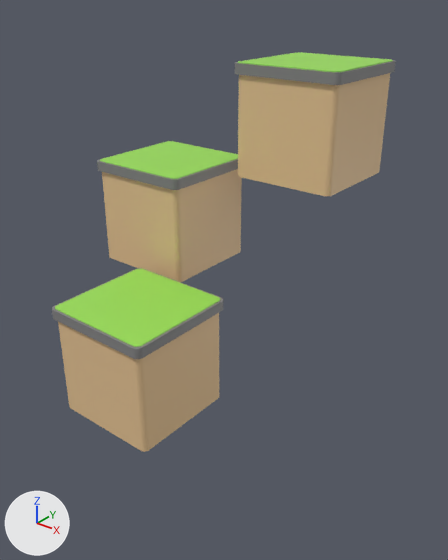
An edit to the Blender file static/blenderFiles/world.blend, drawn before and after from the same camera.
Before and after are seen from a 50 mm camera at (35.1, -42.4, 17.1) aimed at (-1.7, 3.5, -11.4). Arrows for +X, +Y and +Z are at lower left; the lights stay in place.

Script lines for the objects in view, before the commit:
```python
mat_brown = principled_material('brown')
mat_brown.base_color = (0.8, 0.555, 0.297)  # beige #e7c594
me_cube_000 = bpy.data.meshes.new('Cube.000')
me_cube_000.from_pydata(...)  # 144 vertices, 78 faces; spans x -5.27..5.27, y -5.27..5.27, z -9.68..0.54
# faces by material slot: [26, 26, 26]
me_cube_000.materials.append(mat_grey)  # grey #858585
me_cube_000.materials.append(mat_brown)  # beige #e7c594
me_cube_000.materials.append(mat_green)  # green #9ce057
me_cube_002 = bpy.data.meshes.new('Cube.002')
me_cube_002.from_pydata(...)  # 144 vertices, 78 faces; spans x -5.27..5.27, y -5.27..5.27, z -9.68..0.54
# faces by material slot: [26, 26, 26]
me_cube_002.materials.append(mat_grey)  # grey #858585
me_cube_002.materials.append(mat_brown)  # beige #e7c594
me_cube_002.materials.append(mat_green)  # green #9ce057
me_cube_004 = bpy.data.meshes.new('Cube.004')
me_cube_004.from_pydata(...)  # 144 vertices, 78 faces; spans x -5.27..5.27, y -5.27..5.27, z -9.68..0.54
# faces by material slot: [26, 26, 26]
me_cube_004.materials.append(mat_grey)  # grey #858585
me_cube_004.materials.append(mat_brown)  # beige #e7c594
me_cube_004.materials.append(mat_green)  # green #9ce057
ob_platform = bpy.data.objects.new('platform', me_cube_000)
ob_platform.location = (0.2, -10.5, -8.2)
ob_platform_001 = bpy.data.objects.new('platform.001', me_cube_002)
ob_platform_001.location = (-6.3, 1.1, 0.9)
ob_platform_002 = bpy.data.objects.new('platform.002', me_cube_004)
ob_platform_002.location = (5.3, 7.7, 10.1)
```
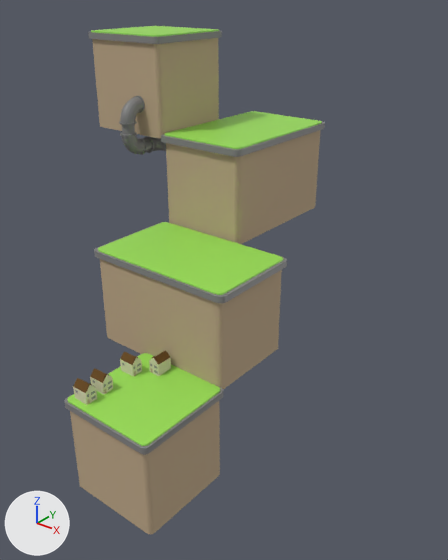
Where the change shows, as pixel boxes (x1, y1, x2, y2) in the pictures (448 x 560 px):
```json
{"object": "platform", "change": "recoloured, moved", "before": [52, 268, 223, 452], "after": [64, 353, 223, 534], "on screen": "beige to green"}
{"object": "platform.001", "change": "recoloured, moved, rescaled", "before": [97, 141, 242, 282], "after": [94, 222, 287, 389], "on screen": "33% wider, 18% taller"}
{"object": "platform.002", "change": "recoloured, moved, rescaled", "before": [235, 52, 396, 196], "after": [161, 111, 325, 244], "on screen": "8% shorter"}
{"object": "platform.003", "change": "added", "after": [88, 26, 222, 138]}
{"object": "pipeBend.001", "change": "added", "after": [120, 124, 147, 155]}
{"object": "pipeBend", "change": "added", "after": [119, 96, 145, 125]}
{"object": "house", "change": "now drawn", "after": [73, 378, 97, 405]}
{"object": "house.001", "change": "now drawn", "after": [90, 368, 113, 395]}
{"object": "house.002", "change": "now drawn", "after": [120, 351, 142, 376]}
{"object": "house.003", "change": "now drawn", "after": [149, 350, 171, 376]}
{"object": "pipeBend.002", "change": "added", "after": [143, 136, 166, 153]}
```

Edits to the scene script, one JSON object a line:
```json
{"op": "set", "path": "mat_brown.base_color", "old": "(0.8, 0.555, 0.297)", "new": "(0.523, 0.399, 0.258)", "note": "beige #e7c494 -> beige #bfa98b"}
{"op": "add", "block": "mat_darkgrey", "code": ["mat_darkgrey = principled_material('darkGrey')", "mat_darkgrey.base_color = (0.211, 0.211, 0.211)  # grey #7f7f7f"]}
{"op": "add", "block": "me_torus_008", "code": ["me_torus_008 = bpy.data.meshes.new('Torus.008')", "me_torus_008.from_pydata(...)  # 464 vertices, 434 faces; spans x -0.94..0.64, y -0.06..0.94, z -0.34..0.34", "me_torus_008.materials.append(mat_darkgrey)  # grey #7f7f7f"]}
{"op": "add", "block": "me_cube_005", "code": ["me_cube_005 = bpy.data.meshes.new('Cube.005')", "me_cube_005.from_pydata(...)  # 144 vertices, 78 faces; spans x -5.27..5.27, y -5.27..5.27, z -9.68..0.54", "# faces by material slot: [26, 26, 26]", "me_cube_005.materials.append(mat_grey)  # grey #858585", "me_cube_005.materials.append(mat_brown)  # beige #bfa98b", "me_cube_005.materials.append(mat_green)  # green #9ce057"]}
{"op": "set", "path": "ob_platform.location", "old": "(0.2, -10.5, -8.2)", "new": "(0.2, -10.5, -17.6)"}
{"op": "set", "path": "ob_platform_001.location", "old": "(-6.3, 1.1, 0.9)", "new": "(-3.0, -0.5, -7.9)"}
{"op": "set", "path": "ob_platform_001.scale", "old": "(1.0, 1.0, 1.0)", "new": "(1.6, 1.0, 1.0)"}
{"op": "set", "path": "ob_platform_002.location", "old": "(5.3, 7.7, 10.1)", "new": "(-6.1, 13.0, 1.9)"}
{"op": "set", "path": "ob_platform_002.scale", "old": "(1.0, 1.0, 1.0)", "new": "(1.0, 1.6, 1.0)"}
{"op": "add", "block": "ob_pipebend_002", "code": ["ob_pipebend_002 = bpy.data.objects.new('pipeBend.002', me_torus_008)", "ob_pipebend_002.location = (-12.7, 5.9, 0.6)", "ob_pipebend_002.rotation_euler = (9.425, 0.0, -1.571)  # degrees (180, 0, -90)", "ob_pipebend_002.scale = (2.62, 2.62, 2.62)"]}
{"op": "add", "block": "ob_pipebend_001", "code": ["ob_pipebend_001 = bpy.data.objects.new('pipeBend.001', me_torus_008.copy())", "ob_pipebend_001.location = (-14.3, 4.6, 2.2)", "ob_pipebend_001.rotation_euler = (9.425, -1.571, 0.0)  # degrees (180, -90, 0)", "ob_pipebend_001.scale = (2.62, 2.62, 2.62)"]}
{"op": "add", "block": "ob_pipebend", "code": ["ob_pipebend = bpy.data.objects.new('pipeBend', me_torus_008.copy())", "ob_pipebend.location = (-14.3, 4.6, 3.5)", "ob_pipebend.rotation_euler = (7.854, 0.0, 1.571)  # degrees (90, 0, 90)", "ob_pipebend.scale = (2.62, 2.62, 2.62)"]}
{"op": "add", "block": "ob_platform_003", "code": ["ob_platform_003 = bpy.data.objects.new('platform.003', me_cube_005)", "ob_platform_003.location = (-16.2, 9.7, 11.6)"]}
```
